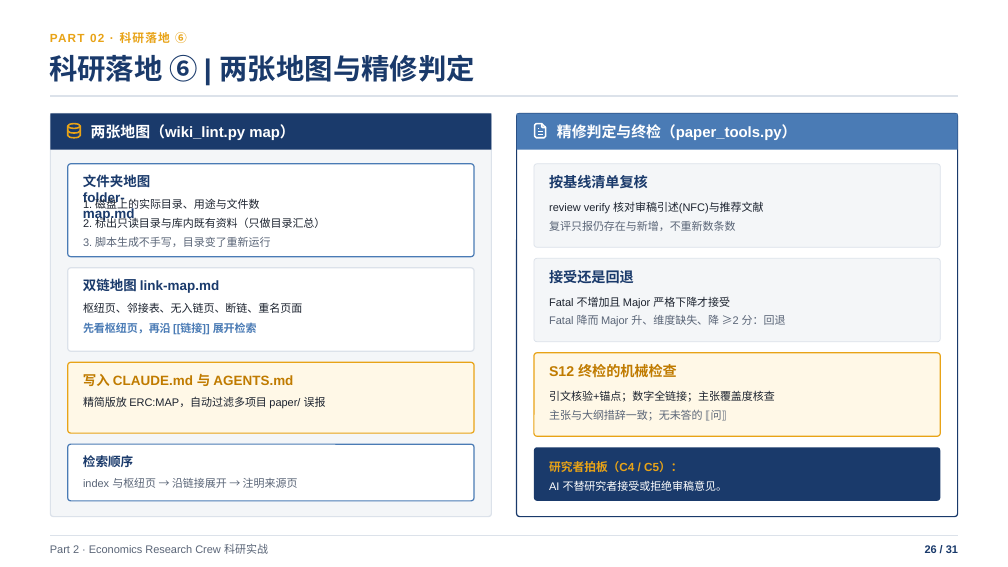
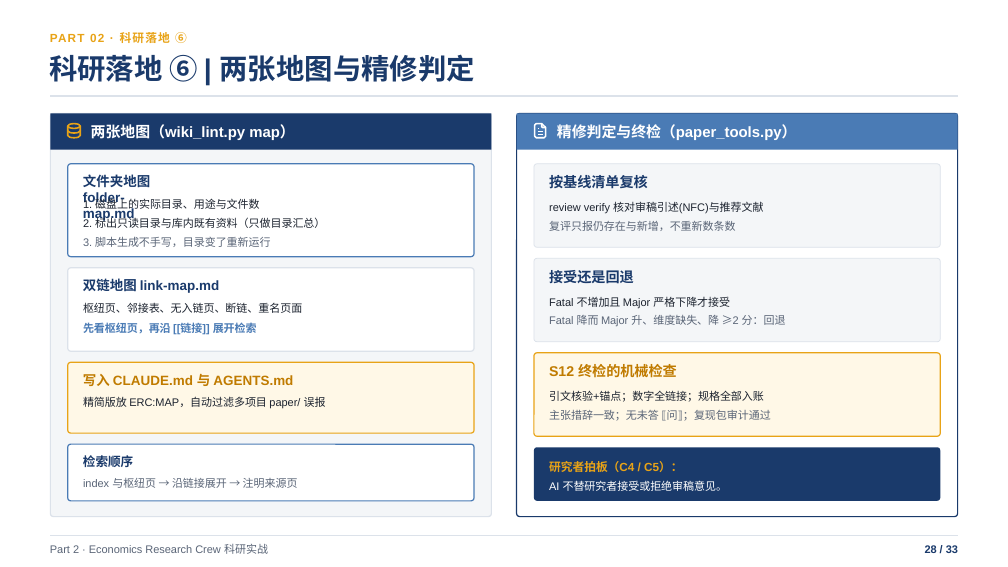
Before and after one commit to shjzzzz/Economics-Research-Crew, a slide deck: slide 28 of Claude_Code_基础与_Economics_Research_Crew_实战.pptx (slide 26 before the commit). Drawn at 1008x567 pixels with LibreOffice and Linux fonts; fonts in the diff are those of the drawing. Boxes give left, top, right and bottom in pixels: in the first picture for what was removed or moved away, otherwise in the second. Text is boxed around its words. In the diff, an @@ line names an element or a change of style, - is before the commit and + after.

```diff
--- a/Claude_Code_基础与_Economics_Research_Crew_实战.pptx
+++ b/Claude_Code_基础与_Economics_Research_Crew_实战.pptx
@@ text at box(549, 410, 771, 421): text changed @@
-主张与大纲措辞一致；无未答的 ⟦问⟧
+主张措辞一致；无未答 ⟦问⟧；复现包审计通过
@@ text at box(549, 390, 764, 402): text changed @@
-引文核验+锚点；数字全链接；主张覆盖度核查
+引文核验+锚点；数字全链接；规格全部入账
@@ text at box(925, 544, 958, 555): text changed @@
-26 / 31
+28 / 33
```
Also in this commit, not shown: 30 other slides changed, 2 slides added, 4 other files.
